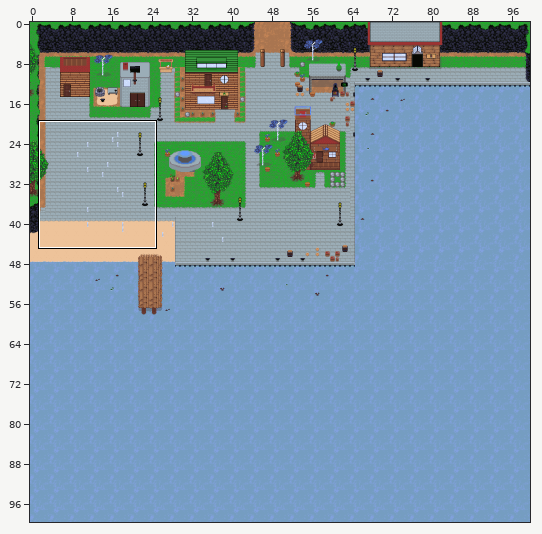
An edit to a level. Tiled map, SecretProject/SecretProject/bin/DesktopGL/AnyCPU/Debug/Content/Map/royalDocks.tmx. The picture above shows the old version from afar; the outline marks the close-up.
Close-up. Before:
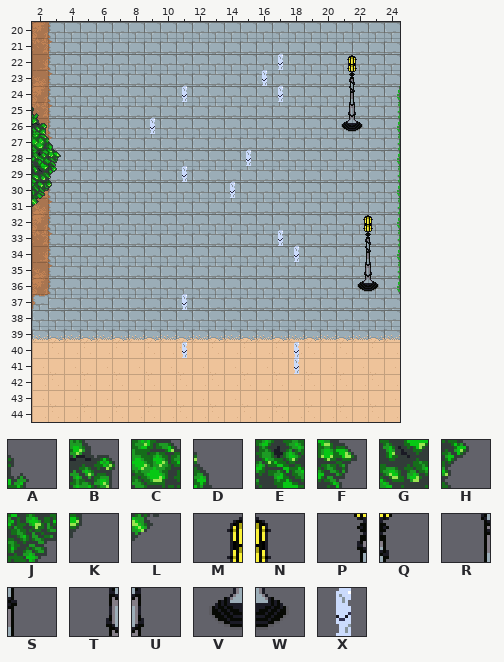
Cells are 16x16 px. Shown: x 2..24, y 20..44. The commit also changed other parts of the map, which this record leaves out.
Key: from "MasterSpriteSheet": A 2621, B 2721, C 2821, D 2822, E 2921, F 2922, G 3021, H 3022, J 3121, K 3122, L 3221, M 4192, N 4193, P 4292, Q 4293, R 4392, S 4393, T 4492, U 4493, V 4592, W 4593, X 4744.
_ is an empty cell.
Layers that did not change in this view are not listed.
Layer "buildings" before, first column x 2:
20 _______________________
21 _______________________
22 _______________________
23 _______________________
24 _______________________
25 ___________________TU__
26 ___________________VW__
27 _______________________
28 _______________________
29 _______________________
30 _______________________
31 _______________________
32 _______________________
33 _______________________
34 _______________________
35 ____________________TU_
36 ____________________VW_
37 _______________________
38 _______________________
39 _______________________
40 _______________________
41 _______________________
42 _______________________
43 _______________________
44 _______________________
Layer "foreGround" before, first column x 2:
20 _______________________
21 _______________________
22 _______________X___MN__
23 ______________X____PQ__
24 _________X_____X___RS__
25 A______________________
26 B______X_______________
27 CD_____________________
28 EF___________X_________
29 GH_______X_____________
30 JK__________X__________
31 L______________________
32 ____________________MN_
33 _______________X____PQ_
34 ________________X___RS_
35 _______________________
36 _______________________
37 _________X_____________
38 _______________________
39 _______________________
40 _________X______X______
41 ________________X______
42 _______________________
43 _______________________
44 _______________________
Now the later version:
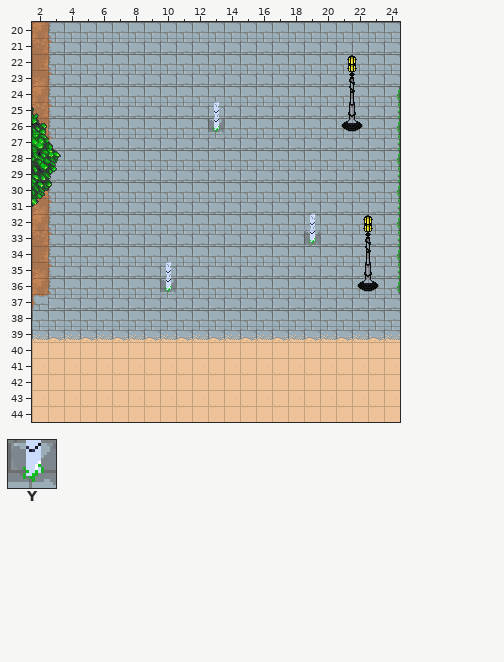
Further tiles: from "MasterSpriteSheet": Y 4844.
See-through tiles are keyed as they look on the map.
From old to new:
Layer "buildings":
y 26: x 13 _ -> Y
y 33: x 19 _ -> Y
y 36: x 10 _ -> Y
Layer "foreGround":
y 22: x 17 X -> _
y 23: x 16 X -> _
y 24: x 11 X -> _; x 17 X -> _
y 25: x 13 _ -> X
y 26: x 9 X -> _
y 28: x 15 X -> _
y 29: x 11 X -> _
y 30: x 14 X -> _
y 32: x 19 _ -> X
y 33: x 17 X -> _
y 34: x 18 X -> _
y 35: x 10 _ -> X
y 37: x 11 X -> _
y 40: x 11 X -> _; x 18 X -> _
y 41: x 18 X -> _
